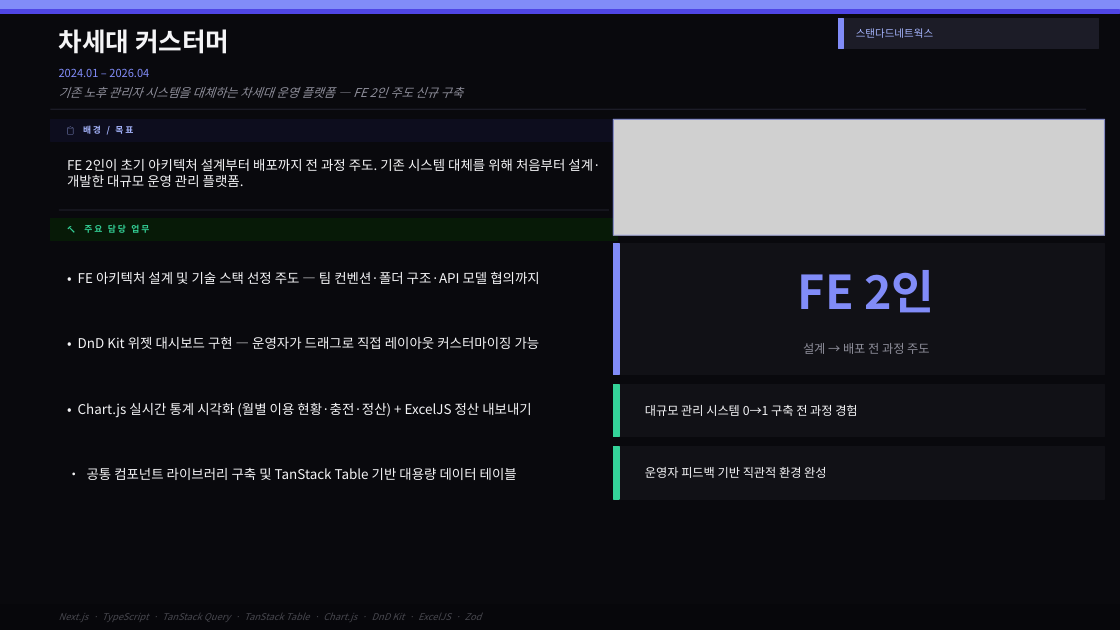
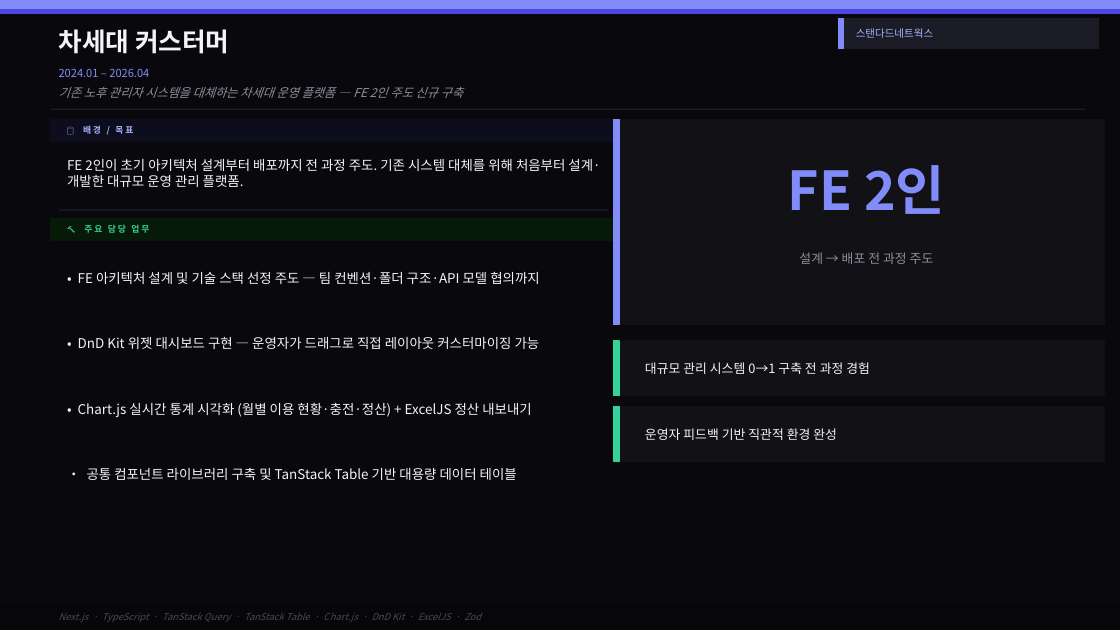
Before and after one commit to jinwonnnnnnn/jinwon-portfolio, a slide deck: slide 7 of apps/web/public/portfolio.pptx. Drawn at 1120x630 pixels with LibreOffice and Linux fonts; fonts in the diff are those of the drawing; grey boxes stand for pictures. Boxes give left, top, right and bottom in pixels: in the first picture for what was removed or moved away, otherwise in the second. Text is boxed around its words. In the diff, an @@ line names an element or a change of style, - is before the commit and + after.

```diff
--- a/apps/web/public/portfolio.pptx
+++ b/apps/web/public/portfolio.pptx
@@ rectangle: place and size @@
-rectangle at [613, 244, 619, 375]
+rectangle at [613, 119, 619, 324]
@@ rectangle: place and size @@
-rectangle at [613, 119, 1105, 235]
+rectangle at [613, 119, 1105, 324]
@@ rectangle at [613, 119, 1105, 324]: fill none to #111116; outline #818CF8 1 pt to #111116 1 pt @@
@@ picture removed at [613, 119, 1105, 235] @@
@@ text "FE 2인": place and size @@
-text "FE 2인" at [798, 270, 934, 313]
+text "FE 2인" at [788, 165, 945, 214]
@@ text "FE 2인" at [788, 165, 945, 214]: size 40 to 46 pt @@
@@ size 10.5 to 11 pt in 3 elements at [645, 428, 837, 440], [645, 362, 870, 374], [799, 252, 934, 264] @@
@@ text "설계 → 배포 전 과정 ...": place and size @@
-text "설계 → 배포 전 과정 ..." at [803, 343, 929, 354]
+text "설계 → 배포 전 과정 ..." at [799, 252, 934, 264]
@@ rectangle: place and size @@
-rectangle at [613, 244, 1105, 375]
+rectangle at [613, 341, 1105, 396]
@@ rectangle: place and size @@
-rectangle at [613, 447, 619, 499]
+rectangle at [613, 341, 619, 396]
@@ text "대규모 관리 시스템 0→1 구축 ...": place and size @@
-text "대규모 관리 시스템 0→1 구축 ..." at [645, 405, 857, 416]
+text "대규모 관리 시스템 0→1 구축 ..." at [645, 362, 870, 374]
@@ rectangle: place and size @@
-rectangle at [613, 385, 1105, 437]
+rectangle at [613, 407, 1105, 461]
@@ rectangle: place and size @@
-rectangle at [613, 385, 619, 437]
+rectangle at [613, 407, 619, 461]
@@ text "운영자 피드백 기반 직관적 환경 ...": place and size @@
-text "운영자 피드백 기반 직관적 환경 ..." at [645, 467, 826, 478]
+text "운영자 피드백 기반 직관적 환경 ..." at [645, 428, 837, 440]
@@ rectangle removed at [613, 447, 1105, 499] @@
```
Also in this commit, not shown: 6 other slides changed, 3 other files.
